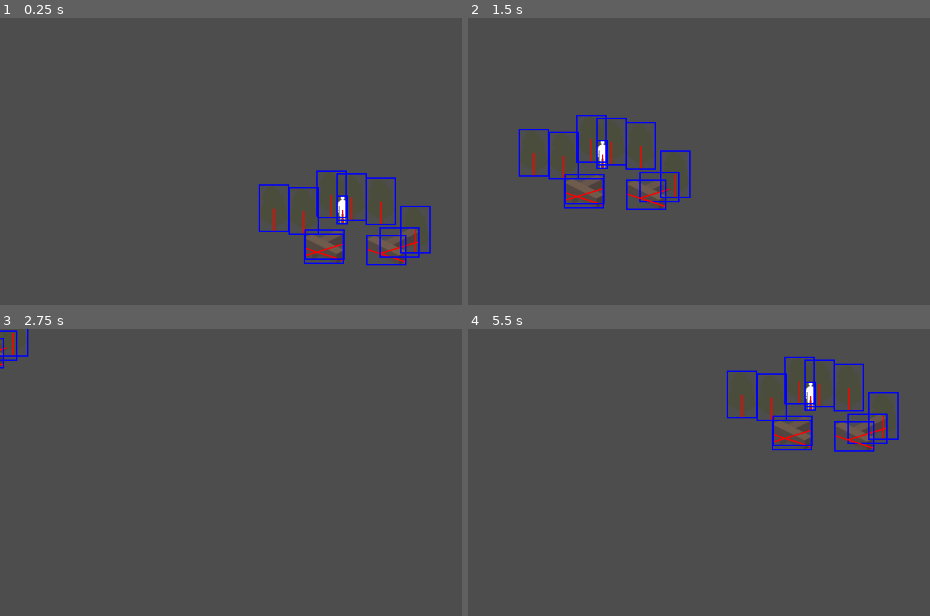
Above: before the commit, frames 1-4 (two rows, left to right).
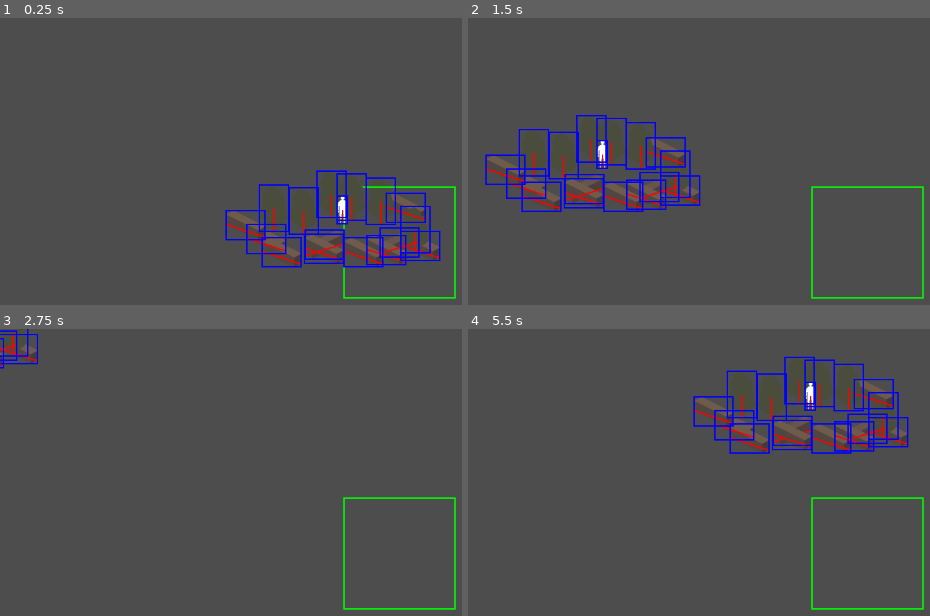
Above: after the commit, the same moments.

Repository: bognari/isometricsortingexploration
Game: Godot game, scene res://Game.tscn
Two runs of this game, one before a commit and one after it. Both use one fixed random seed, a clock stepped at 60 frames per second and the inputs below.
Inputs (mouse positions are in pixels of both pictures, inside the frame that each line leads up to):
- Up to frame 1 (0.25 s): no input
- Up to frame 2 (1.5 s): tap Enter at 0.5 s; move the mouse to (outside the picture) at 0.52 s; hold Right (ui_right) 0.53-1.28 s; click (outside the picture) at 0.67 s; move the mouse to (708, 264) at 1.27 s; hold Down (ui_down) from 1.28 s (still down)
- Up to frame 3 (2.75 s): move the mouse to (outside the picture) at 2.02 s; release Down (ui_down) at 2.03 s; hold Right (ui_right) from 2.03 s (still down)
- Up to frame 4 (5.5 s): move the mouse to (outside the picture) at 2.77 s; release Right (ui_right) at 2.78 s; hold Up (ui_up) 2.78-3.53 s; click (outside the picture) at 2.92 s; move the mouse to (outside the picture) at 3.52 s; hold Left (ui_left) 3.53-5.03 s; move the mouse to (629, 486) at 4.27 s; move the mouse to (906, 552) at 5.02 s; hold Down (ui_down) from 5.03 s (still down); click (906, 552) at 5.17 s

The runs differ from the first frame. In frame 1, 2.6% of the frame differs, in the area x 48-99%, y 58-98%; in frame 2, 2.8%; in frame 3, 0.9%; in frame 4, 2.8%, in the area x 48-99%, y 17-98%.

Commit message:
fix boundng box

Diff:
--- a/Game.tscn
+++ b/Game.tscn
@@ -2,12 +2,12 @@
 
 [ext_resource type="Script" path="res://camera_2d.gd" id="1_3txa8"]
 [ext_resource type="PackedScene" uid="uid://cbc5da3to1qoj" path="res://IsoContainer.tscn" id="1_fgn27"]
-[ext_resource type="Script" path="res://iso_sorting_manager.gd" id="1_pr63q"]
 [ext_resource type="Texture2D" uid="uid://c7h7odyx2fbbd" path="res://theTree.png" id="2_6tro4"]
 [ext_resource type="Texture2D" uid="uid://cc7dye5hy3iax" path="res://Player_Idle.png" id="3_5c7a4"]
 [ext_resource type="Texture2D" uid="uid://bdbn8psobjuqs" path="res://BrickWall2.png" id="4_4h7bv"]
 [ext_resource type="Texture2D" uid="uid://dgxcauqqpc0y" path="res://BrickWall.png" id="5_k7whv"]
 [ext_resource type="Script" path="res://player.gd" id="6_l6tdr"]
+[ext_resource type="PackedScene" uid="uid://cl2y3u8sys7wa" path="res://IsoSortingManager.tscn" id="8_pn6kj"]
 
 [node name="Game" type="Node2D"]
 
@@ -96,5 +96,46 @@
 [node name="Sprite2D" type="Sprite2D" parent="World/Player/Player"]
 texture = ExtResource("3_5c7a4")
 
-[node name="IsoSpriteSortingManager" type="Node" parent="."]
-script = ExtResource("1_pr63q")
+[node name="Block5" parent="World" instance=ExtResource("1_fgn27")]
+position = Vector2(-192, -5)
+points_offsets = Array[Vector2]([Vector2(-28, -1), Vector2(28, 17)])
+
+[node name="Sprite2D" type="Sprite2D" parent="World/Block5"]
+texture = ExtResource("5_k7whv")
+
+[node name="Block6" parent="World" instance=ExtResource("1_fgn27")]
+position = Vector2(-52, 14)
+points_offsets = Array[Vector2]([Vector2(-28, -1), Vector2(28, 17)])
+
+[node name="Sprite2D" type="Sprite2D" parent="World/Block6"]
+texture = ExtResource("5_k7whv")
+
+[node name="Block7" parent="World" instance=ExtResource("1_fgn27")]
+position = Vector2(-170, 14)
+points_offsets = Array[Vector2]([Vector2(-28, -1), Vector2(28, 17)])
+
+[node name="Sprite2D" type="Sprite2D" parent="World/Block7"]
+texture = ExtResource("5_k7whv")
+
+[node name="Block8" parent="World" instance=ExtResource("1_fgn27")]
+position = Vector2(30, 5)
+points_offsets = Array[Vector2]([Vector2(-28, -1), Vector2(28, 17)])
+
+[node name="Sprite2D" type="Sprite2D" parent="World/Block8"]
+texture = ExtResource("5_k7whv")
+
+[node name="Block9" parent="World" instance=ExtResource("1_fgn27")]
+position = Vector2(9, -50)
+points_offsets = Array[Vector2]([Vector2(-28, -1), Vector2(28, 17)])
+
+[node name="Sprite2D" type="Sprite2D" parent="World/Block9"]
+texture = ExtResource("5_k7whv")
+
+[node name="Block10" parent="World" instance=ExtResource("1_fgn27")]
+position = Vector2(-222, -25)
+points_offsets = Array[Vector2]([Vector2(-28, -1), Vector2(28, 17)])
+
+[node name="Sprite2D" type="Sprite2D" parent="World/Block10"]
+texture = ExtResource("5_k7whv")
+
+[node name="IsoSpriteSortingManager" parent="." instance=ExtResource("8_pn6kj")]
--- a/IsoSortingManager.tscn
+++ b/IsoSortingManager.tscn
@@ -4,3 +4,5 @@
 
 [node name="IsoSortingManager" type="Node"]
 script = ExtResource("1_qk74l")
+
+[node name="BoundingBox" type="Line2D" parent="."]
--- a/iso_container.gd
+++ b/iso_container.gd
@@ -26,6 +26,7 @@
 
 @export var debug: bool = true
 @onready var marker_container = $"Markers"
+@onready var bounding_box = $"./BoundingBox"
 
 @export var force_sort: bool = true
 
@@ -53,6 +54,7 @@
 var _static_sprites: Array[Sprite2D] = []
 var _animated_sprites: Array[AnimatedSprite2D] = []
 var cached_bounds: Rect2
+var cached_local_bounds: Rect2
 var _last_refreshed_frame: int = 0
 
 var _visible_static_dependencies: Array[IsoContainer] = []
@@ -146,7 +148,8 @@
 	_old_scale = scale
 	sprite_changed = false
 	if _static_sprites.size() > 0 or _animated_sprites.size() > 0:
-		cached_bounds = _static_sprites[0].get_rect() if _static_sprites.size() > 0 else _animated_sprites[0].get_rect()
+		cached_local_bounds = _static_sprites[0].get_rect() if _static_sprites.size() > 0 else _animated_sprites[0].get_rect()
+		cached_bounds = Rect2(to_global(cached_local_bounds.position), cached_local_bounds.size)
 		var pos = global_position
 		_points.clear()
 		for offset in points_offsets:
@@ -156,16 +159,15 @@
 			_segments.append(Segment.gen(_points[i], _points[i + 1]))
 		_last_refreshed_frame = Engine.get_frames_drawn()
 		if debug:
-			var boundingBox: Line2D = $"BoundingBox"
-			boundingBox.clear_points()
-			boundingBox.width = 2
-			boundingBox.z_index = 15
-			boundingBox.default_color = Color(0, 0, 1)
-			boundingBox.add_point(cached_bounds.position)
-			boundingBox.add_point(cached_bounds.position + Vector2(cached_bounds.size.x, 0))
-			boundingBox.add_point(cached_bounds.position + cached_bounds.size)
-			boundingBox.add_point(cached_bounds.position + Vector2(0, cached_bounds.size.y))
-			boundingBox.closed = true
+			bounding_box.clear_points()
+			bounding_box.width = 2
+			bounding_box.z_index = 1000
+			bounding_box.default_color = Color(0, 0, 1)
+			bounding_box.add_point(cached_local_bounds.position)
+			bounding_box.add_point(cached_local_bounds.position + Vector2(cached_local_bounds.size.x, 0))
+			bounding_box.add_point(cached_local_bounds.position + cached_local_bounds.size)
+			bounding_box.add_point(cached_local_bounds.position + Vector2(0, cached_local_bounds.size.y))
+			bounding_box.closed = true
 
 static func signum(x: float)-> int:
 	if x > 0:
--- a/iso_sorting_manager.gd
+++ b/iso_sorting_manager.gd
@@ -8,6 +8,8 @@
 var currently_visible_moveable_sprite_list: Array[IsoContainer] = []
 
 @onready var camera: Camera2D = $"/root/Game/Camera2D"
+@export var debug: bool = true
+@onready var bounding_box: Line2D = $"BoundingBox"
 
 func _ready():
 	pass
@@ -130,6 +132,18 @@
 	if camera:
 		var camera_pos = camera.global_position
 		var camera_bounds = Rect2(camera_pos.x - SORT_RANGE, camera_pos.y - SORT_RANGE, SORT_RANGE * 2, SORT_RANGE * 2)
+
+		if debug:
+			bounding_box.clear_points()
+			bounding_box.width = 2
+			bounding_box.z_index = 10
+			bounding_box.default_color = Color(0, 1, 0)
+			bounding_box.add_point(camera_bounds.position)
+			bounding_box.add_point(camera_bounds.position + Vector2(camera_bounds.size.x, 0))
+			bounding_box.add_point(camera_bounds.position + camera_bounds.size)
+			bounding_box.add_point(camera_bounds.position + Vector2(0, camera_bounds.size.y))
+			bounding_box.closed = true
+
 		for sprite in full_list:
 			if sprite.force_sort:
 				destination_list.append(sprite)
